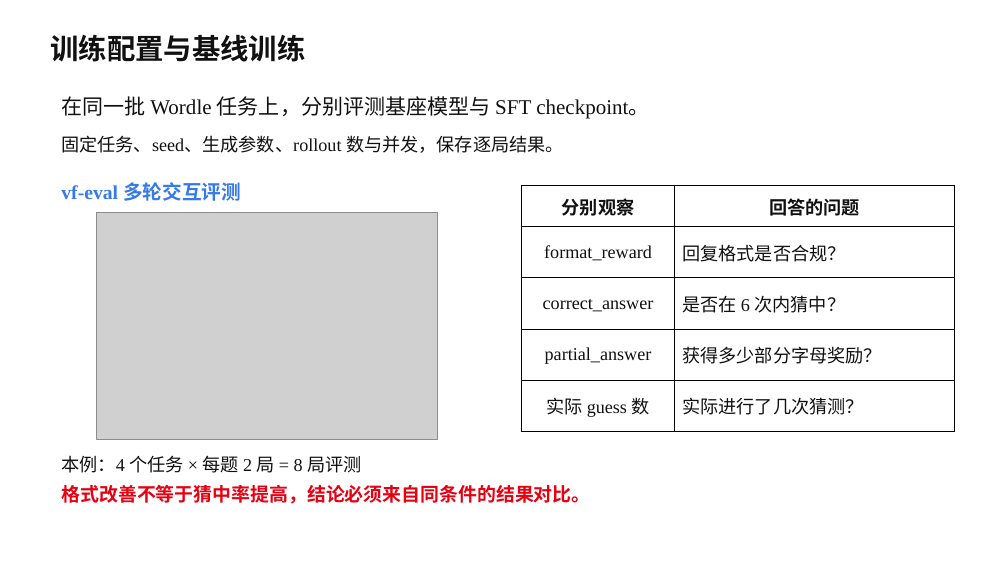
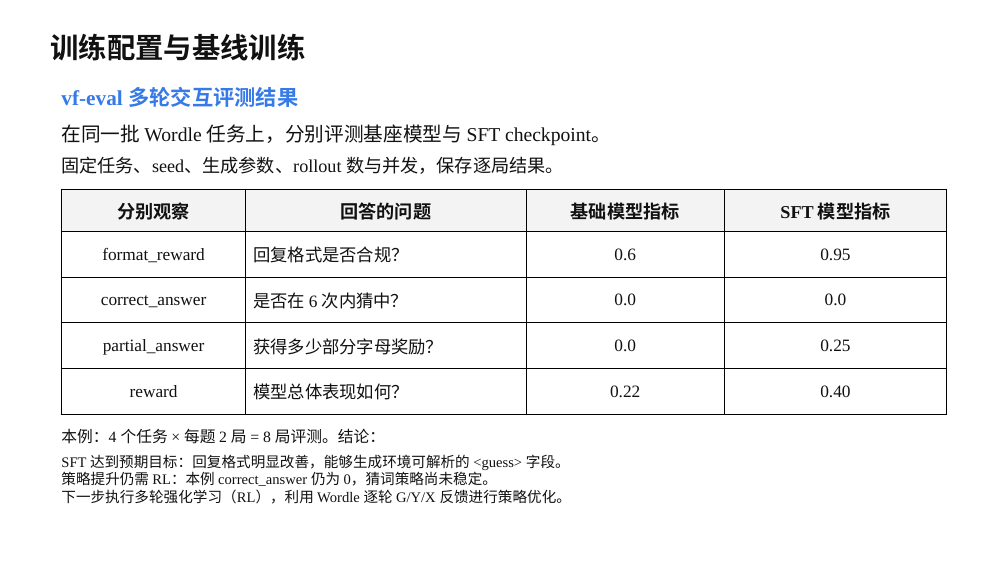
Before and after one commit to hicann/cann-learning-hub, a slide deck: slide 25 of tutorials/sft_training_pipeline/slides/01_sft_training_pipeline.pptx (slide 24 before the commit). Drawn at 1008x567 pixels with LibreOffice and Linux fonts; fonts in the diff are those of the drawing; grey boxes stand for pictures; background and template pictures are left out. Boxes give left, top, right and bottom in pixels: in the first picture for what was removed or moved away, otherwise in the second. Text is boxed around its words. In the diff, an @@ line names an element or a change of style, - is before the commit and + after.

Commit message:
docs: 调整SFT课程PPT框架层级并重制多轮评测课件

# message auto-generated for no-merge-commit merge:
!1194 merge master into master

docs: 调整SFT课程PPT框架层级并重制多轮评测课件

Description: ## 描述
课程PPT的torchtitan和torchtitan-npu层级存在问题

## 关联的Issue
<!-- 如果这个PR是为了解决特定的Issue，请在这里提供Issue链接。-->
<!-- 如果这个PR是为了解决特定的问题单，请在这里描述问题单单号。-->

## 测试
<!--描述进行了哪些测试来验证你的改动。包括但不限于二级冒烟、算子泛化等。-->

## 文档更新
<!--如果这个PR包含文档的更新，请在这里指出。例如：更新了README.md文件。-->

## 类型标签
<!--  [x] 表示选中 -->
- [ ] Bug修复
- [ ] 新特性
- [x] 内容优化
- [ ] 其他，请描述：

## 其他信息
<!-- 在这里可以添加任何与这个 Pull Request 相关的其他说明。 -->

See merge request: cann/cann-learning-hub!1194

```diff
--- a/tutorials/sft_training_pipeline/slides/01_sft_training_pipeline.pptx
+++ b/tutorials/sft_training_pipeline/slides/01_sft_training_pipeline.pptx
@@ text at [61,87,298,107]: text changed; size 18.8 to 20.2 pt @@
-vf-eval 多轮交互评测
+vf-eval 多轮交互评测结果
@@ text "vf-eval 多轮交互评测结果" at [61,87,298,107]: vertical alignment top to middle @@
@@ text "在同一批 Wordle 任务上，分别评测基座模型与 SFT checkpoint。": place and size @@
-text "在同一批 Wordle 任务上，分别评测基座模型与 SFT checkpoint。" at [61,96,649,119]
+text "在同一批 Wordle 任务上，分别评测基座模型与 SFT checkpoint。" at [61,124,611,146]
@@ text "在同一批 Wordle 任务上，分别评测基座模型与 SFT checkpoint。" at [61,124,611,146]: size 20 to 18.8 pt; line spacing 1.08 to 1; vertical alignment top to middle @@
@@ text "固定任务、seed、生成参数、rollout 数与并发，保存逐局结果。": place and size @@
-text "固定任务、seed、生成参数、rollout 数与并发，保存逐局结果。" at [61,135,564,153]
+text "固定任务、seed、生成参数、rollout 数与并发，保存逐局结果。" at [61,156,564,174]
@@ text "固定任务、seed、生成参数、rollout 数与并发，保存逐局结果。" at [61,156,564,174]: line spacing 1.08 to 1; vertical alignment top to middle @@
@@ table at [61,189,947,414] @@
-column 1: 分别观察 | format_reward | correct_answer | partial_answer | 实际 guess 数
-column 2: 回答的问题 | 回复格式是否合规？ | 是否在 6 次内猜中？ | 获得多少部分字母奖励？ | 实际进行了几次猜测？
+column 1: 分别观察 | format_reward | correct_answer | partial_answer | reward
+column 2: 回答的问题 | 回复格式是否合规？ | 是否在 6 次内猜中？ | 获得多少部分字母奖励？ | 模型总体表现如何？
+column 3: 基础模型指标 | 0.6 | 0.0 | 0.0 | 0.22
+column 4: SFT 模型指标 | 0.95 | 0.0 | 0.25 | 0.40
@@ table: place and size @@
-table at [522,186,955,432]
+table at [61,189,947,414]
@@ picture removed at [97,212,437,439] @@
@@ text "本例：4 个任务 × 每题 2 ..." at [61,428,385,444]: vertical alignment top to middle @@
@@ text at [61,428,385,444]: text changed; size 17.2 to 15 pt @@
-本例：4 个任务 × 每题 2 局 = 8 局评测
+本例：4 个任务 × 每题 2 局 = 8 局评测。结论：
@@ text added at [61,454,571,504], 13.9 pt, text #111111 @@
+SFT 达到预期目标：回复格式明显改善，能够生成环境可解析的 <guess> 字段。
+策略提升仍需 RL：本例 correct_answer 仍为 0，猜词策略尚未稳定。
+下一步执行多轮强化学习（RL），利用 Wordle 逐轮 G/Y/X 反馈进行策略优化。
@@ text removed at [61,485,590,504] @@
-格式改善不等于猜中率提高，结论必须来自同条件的结果对比。
```
Also in this commit, not shown: 1 other slide changed, 1 slide added.
